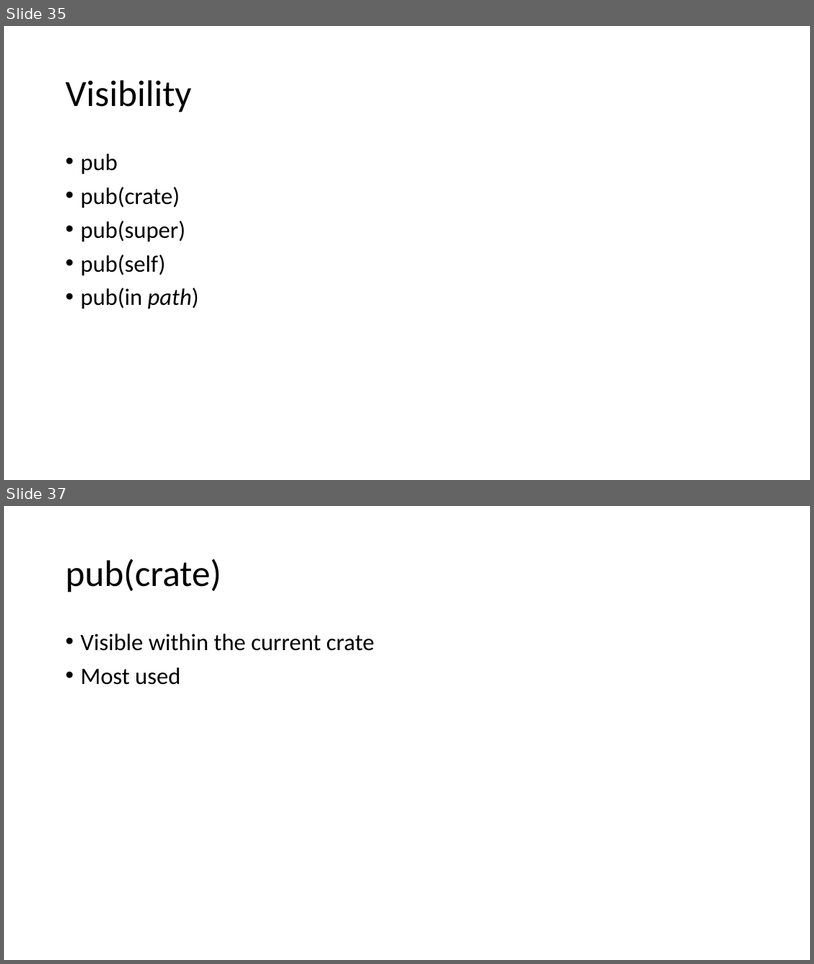
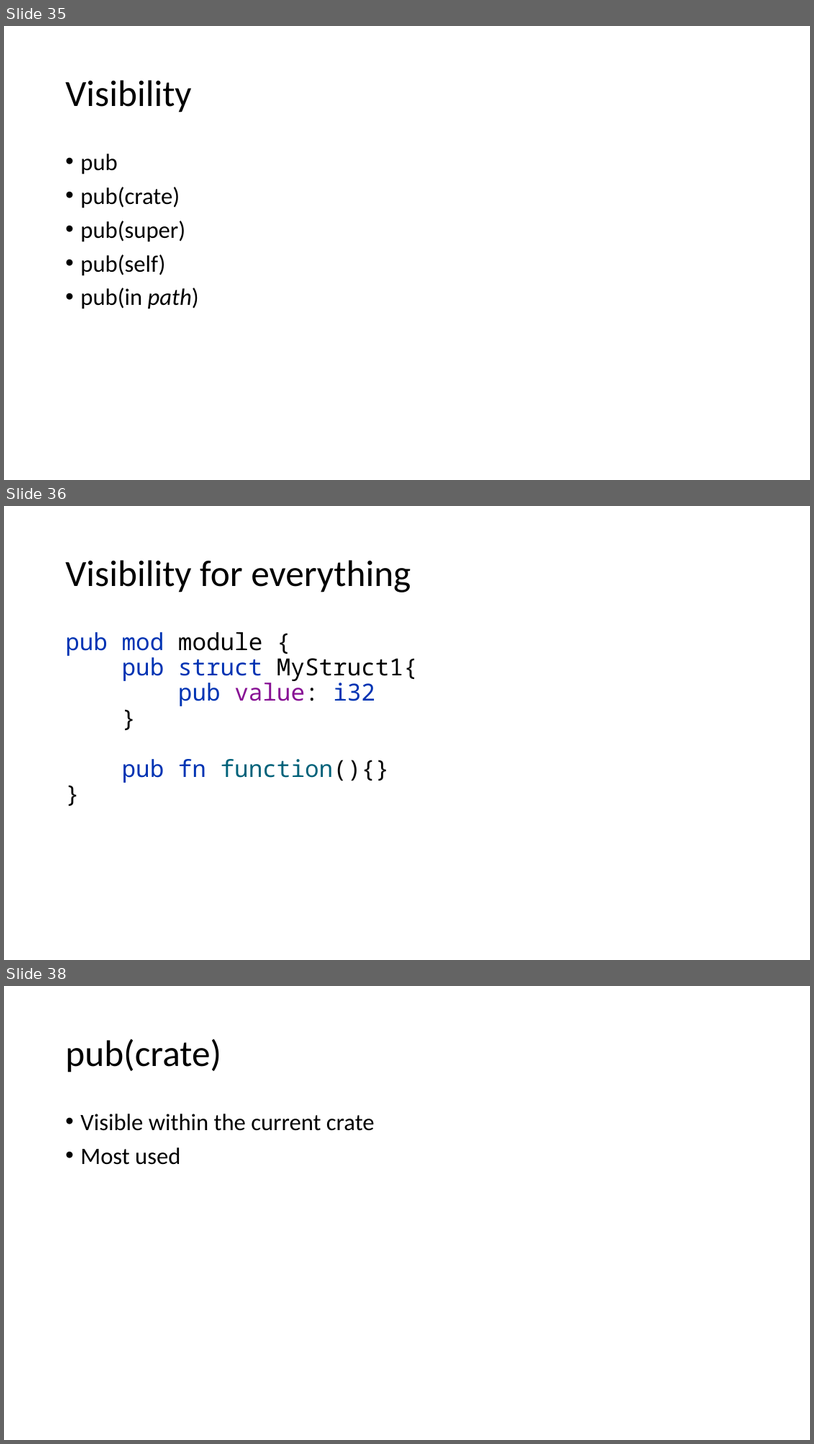
Before and after one commit to kugushev/course-rust-basics, a slide deck: src/06-Oop/06-OopAndModules.pptx. Shown one above the other, each under a label of ours: slides 35 and 37 before the commit, slides 35, 36 and 38 after it; the slides between them are not shown. The pictures are 814x964 and 814x1444 pixels, drawn with LibreOffice and Linux fonts; fonts in the diff are those of the drawing. Boxes give left, top, right and bottom in pixels: in the first picture for what was removed or moved away, otherwise in the second. Text is boxed around its words. In the diff, an @@ line names an element or a change of style, - is before the commit and + after.

```diff
--- a/src/06-Oop/06-OopAndModules.pptx
+++ b/src/06-Oop/06-OopAndModules.pptx
@@ slide 36 added at [4,506,810,960], background #FFFFFF @@
@@ title added at [65,560,411,592], 44 pt, text #000000 @@
+Visibility for everything
@@ text added at [65,632,418,782], 28 pt, text #0033B3 @@
+pub mod module {
+pub struct MyStruct1{
+pub value: i32
+}
+pub fn function(){}
+}
@@ what was slide 37 is now slide 38 @@
```
Also in this commit, not shown: 1 slide changed, 5 other slides added.
